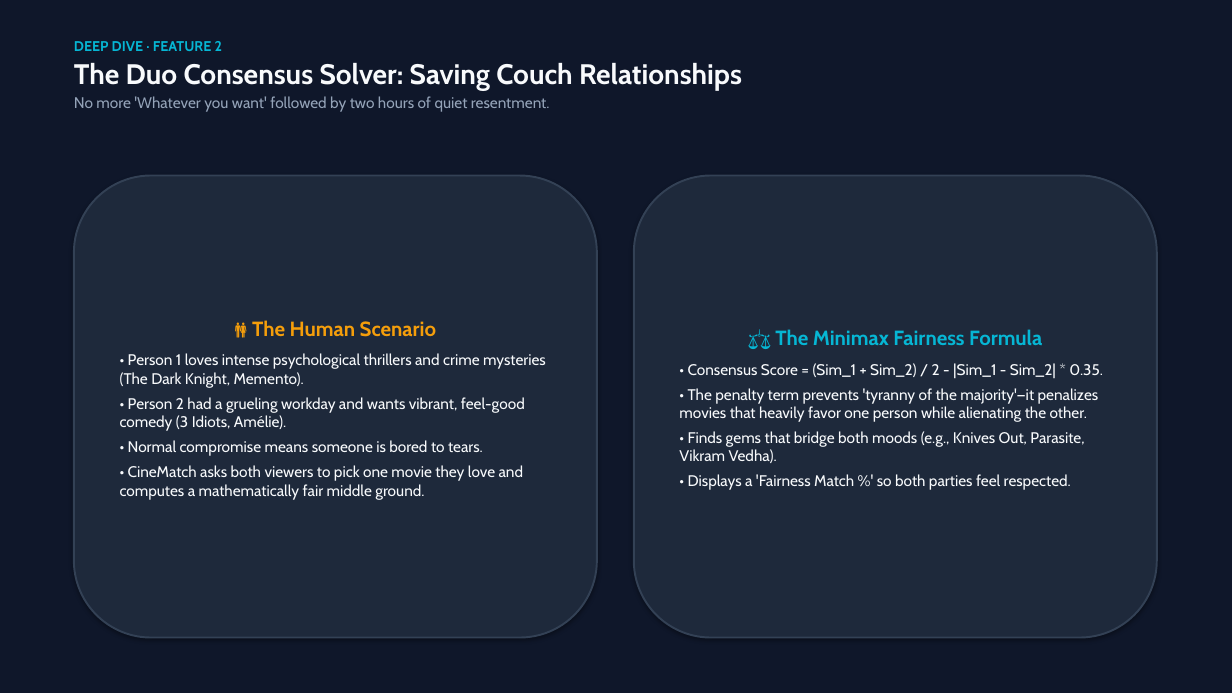
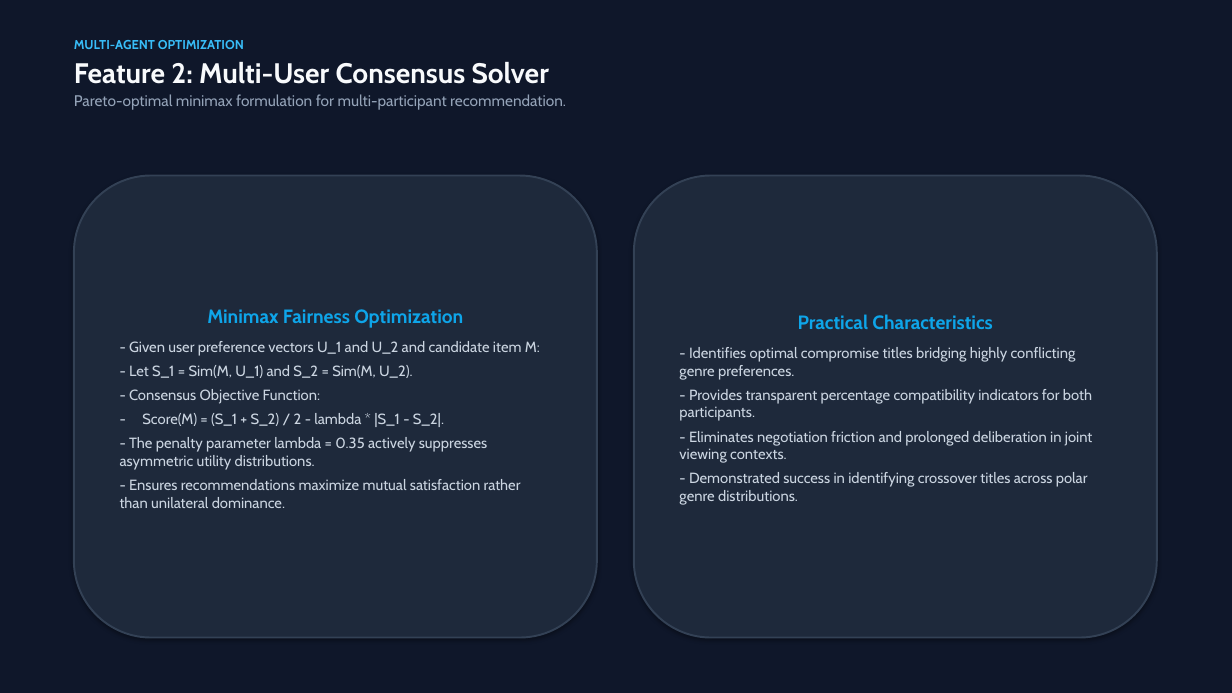
Before and after one commit to pauraveephuke2-a11y/cinematch, a slide deck: slide 6 of CineMatch.pptx. Drawn at 1232x693 pixels with LibreOffice and Linux fonts; fonts in the diff are those of the drawing. Boxes give left, top, right and bottom in pixels: in the first picture for what was removed or moved away, otherwise in the second. Text is boxed around its words. In the diff, an @@ line names an element or a change of style, - is before the commit and + after.

Commit message:
docs: upgrade CineMatch.ppt to formal professional academic presentation (no emojis, technical headings)

```diff
--- a/CineMatch.pptx
+++ b/CineMatch.pptx
@@ text at box(74, 40, 566, 110): text changed; bold off @@
-DEEP DIVE · FEATURE 2
-The Duo Consensus Solver: Saving Couch Relationships
-No more 'Whatever you want' followed by two hours of quiet resentment.
+MULTI-AGENT OPTIMIZATION
+Feature 2: Multi-User Consensus Solver
+Pareto-optimal minimax formulation for multi-participant recommendation.
@@ text in rounded rectangle at box(120, 309, 540, 508): text changed; size 12 to 11.5 pt; text colour #F8FAFC to #CBD5E1 @@
-👫 The Human Scenario
-• Person 1 loves intense psychological thrillers and crime mysteries (The Dark Knight, Memento).
-• Person 2 had a grueling workday and wants vibrant, feel-good comedy (3 Idiots, Amélie).
-• Normal compromise means someone is bored to tears.
-• CineMatch asks both viewers to pick one movie they love and computes a mathematically fair middle ground.
+Minimax Fairness Optimization
+- Given user preference vectors U_1 and U_2 and candidate item M:
+- Let S_1 = Sim(M, U_1) and S_2 = Sim(M, U_2).
+- Consensus Objective Function:
+- Score(M) = (S_1 + S_2) / 2 - lambda * |S_1 - S_2|.
+- The penalty parameter lambda = 0.35 actively suppresses asymmetric utility distributions.
+- Ensures recommendations maximize mutual satisfaction rather than unilateral dominance.
@@ text in rounded rectangle at box(679, 314, 1093, 505): text changed; size 12 to 11.5 pt; text colour #F8FAFC to #CBD5E1 @@
-⚖️ The Minimax Fairness Formula
-• Consensus Score = (Sim_1 + Sim_2) / 2 - |Sim_1 - Sim_2| * 0.35.
-• The penalty term prevents 'tyranny of the majority'—it penalizes movies that heavily favor one person while alienating the other.
-• Finds gems that bridge both moods (e.g., Knives Out, Parasite, Vikram Vedha).
-• Displays a 'Fairness Match %' so both parties feel respected.
+Practical Characteristics
+- Identifies optimal compromise titles bridging highly conflicting genre preferences.
+- Provides transparent percentage compatibility indicators for both participants.
+- Eliminates negotiation friction and prolonged deliberation in joint viewing contexts.
+- Demonstrated success in identifying crossover titles across polar genre distributions.
```
Also in this commit, not shown: 10 other slides changed, 1 slide added, 1 slide removed, 2 other files.
